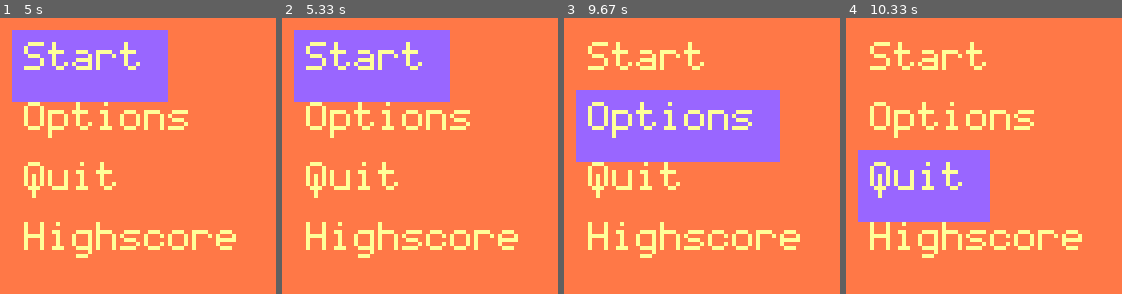
Above: before the commit, frames 1-4 (left to right).
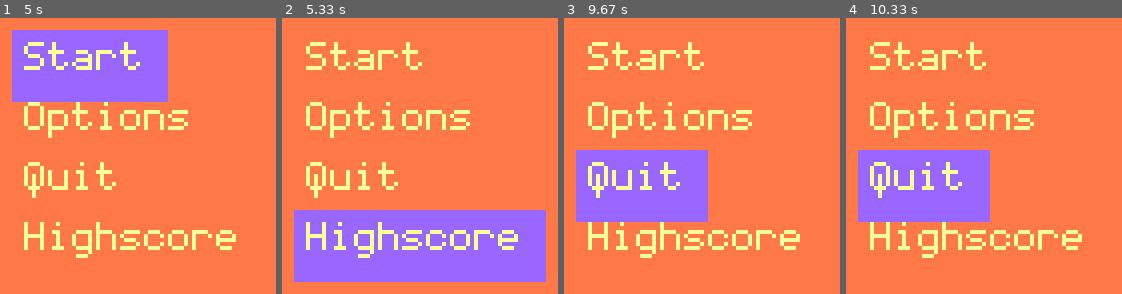
Above: after the commit, the same moments.

Repository: Roland00111/Trumpocalypse
Game: pygame game, started from Trumpoclypse UI/Trumpoclypse.py
Two runs of this game, one before a commit and one after it. Both use one fixed random seed, a clock stepped at 60 frames per second and the inputs below. The source is Python 2; it was converted automatically to run under Python 3.
Inputs:
- Up to frame 1 (5 s): hold Enter 0.33-0.8 s; hold Up 0.33-0.8 s; hold Esc 0.83-1.3 s; hold Up 0.83-1.3 s; hold Up 1.33-1.8 s; hold Down 1.83-2.13 s; hold Up 2.97-3.27 s; hold Down 3.3-3.75 s; hold Up 4.58-4.88 s; hold Down from 4.92 s (still down)
- Up to frame 2 (5.33 s): keep holding Down
- Up to frame 3 (9.67 s): release Down at 5.35 s; hold Up 6.18-6.48 s; hold Down 6.52-6.95 s; hold Up 7.78-8.08 s; hold Down 8.12-8.55 s; hold Up from 9.38 s (still down)
- Up to frame 4 (10.33 s): release Up at 9.68 s; hold Down 9.72-10.15 s

Frame 1 is identical in both runs. In frame 2, 35% of the frame differs, in the area x 4-96%, y 4-96%; in frame 3, 25%; in frame 4, nothing differs.

Commit message:
Add files via upload
if event.key == K_RETURN: in the while loop at the end is where you need to add which position your text is at for Nick it would be position 3 and there you can tell it to do something, ask me for a better explanation if needed

Diff:
--- a/Trumpoclypse UI/Trumpoclypse.py
+++ b/Trumpoclypse UI/Trumpoclypse.py
@@ -116,9 +116,10 @@
 
 if __name__ == "__main__":
     import sys
+    #os.system("python yourfile.py")
     surface = pygame.display.set_mode((854,480)) #0,6671875 and 0,(6) of HD resoultion
     surface.fill((255,120,71)) #Color of the background of window
-    pygame.display.toggle_fullscreen() # Toggle full screen
+    pygame.display.toggle_fullscreen() # Toggle full screen #Apparently only works when running X11
     '''First you have to make an object of a *Menu class.
     *init take 2 arguments. list of fields and destination surface.
     Then you have a 4 configuration options:
@@ -155,10 +156,13 @@
                     if menu.get_position() == 2:#here is the Menu class function
                         pygame.display.quit()
                         sys.exit()
+                    elif menu.get_position() == 0: #HERE is where you need to add the look to the next screen!!!!!!
+                        print('Hello')
                 if event.key == K_ESCAPE:
-                    pygame.display.toggle_fullscreen() # Toggle full screen
+                    pygame.display.toggle_fullscreen() # Toggle full screen #Apparently only works when running X11
+                    #pygame.display.set_mode((800,600),pygame.FULLSCREEN) #Mess up the screen (at least with my laptop)
                 pygame.display.update()
             elif event.type == QUIT:
                 pygame.display.quit()
                 sys.exit()
-        pygame.time.wait(8)
+        #pygame.time.wait(8)
